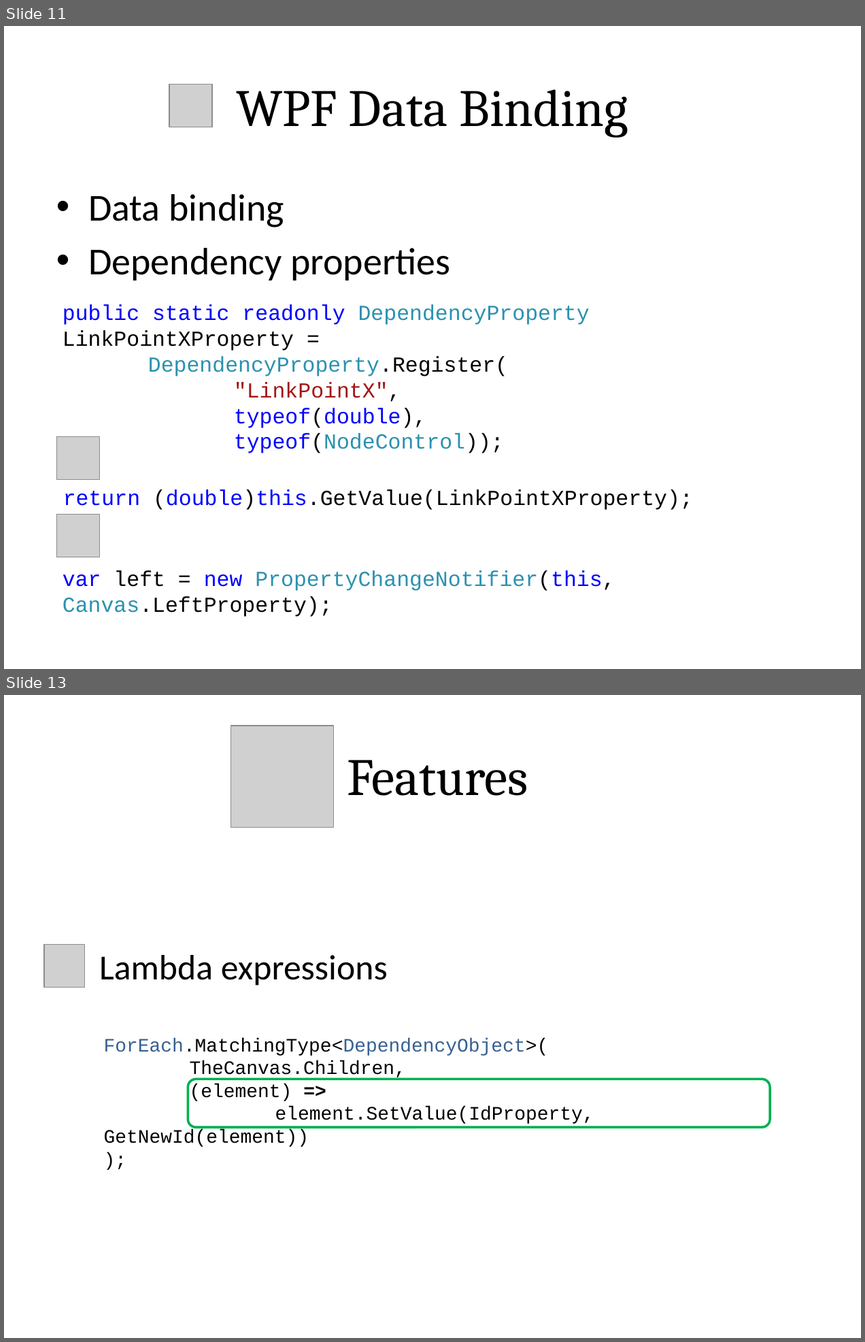
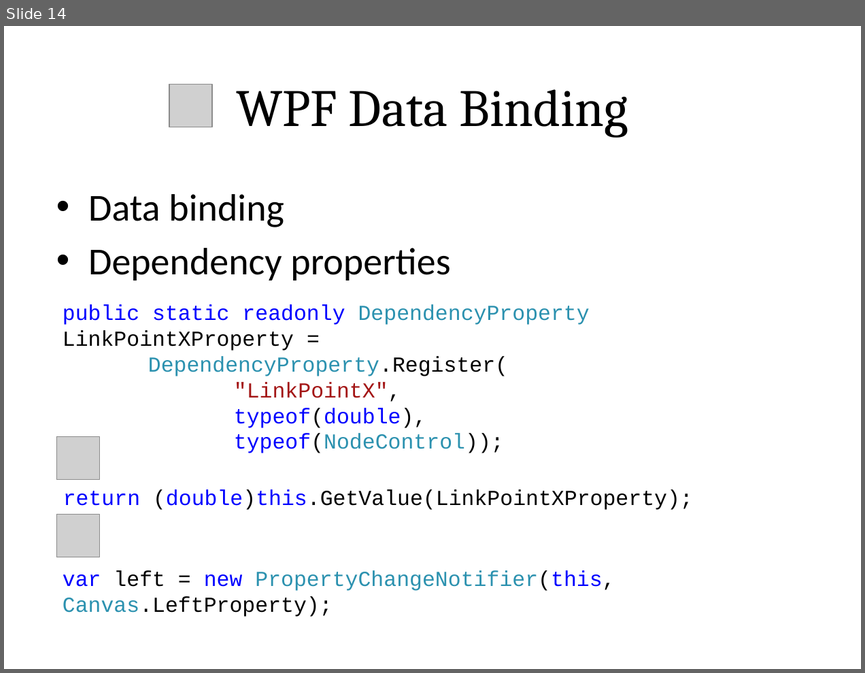
Before and after one commit to hinst/Coursework_2, a slide deck: Documentation/coursation.pptx. Shown one above the other, each under a label of ours: slides 11 and 13 before the commit, slide 14 after it; the slides between them are not shown. The pictures are 865x1342 and 865x673 pixels, drawn with LibreOffice and Linux fonts; fonts in the diff are those of the drawing; grey boxes stand for pictures. Boxes give left, top, right and bottom in pixels: in the first picture for what was removed or moved away, otherwise in the second. Text is boxed around its words. In the diff, an @@ line names an element or a change of style, - is before the commit and + after.

```diff
--- a/Documentation/coursation.pptx
+++ b/Documentation/coursation.pptx
@@ slide 13 removed at <box>4,695,861,1338</box>, background #FFFFFF @@
@@ picture removed at <box>231,726,334,828</box> @@
@@ text removed at <box>347,760,528,796</box> @@
-Features
@@ picture removed at <box>44,945,84,987</box> @@
@@ text removed at <box>99,955,388,985</box> @@
-Lambda expressions
@@ text removed at <box>104,1038,594,1147</box> @@
-ForEach.MatchingType<DependencyObject>(
-TheCanvas.Children,
-(element) =>
-element.SetValue(IdProperty, GetNewId(element))
-);
@@ rounded rectangle removed at <box>188,1079,770,1127</box> @@
@@ what was slide 11 is now slide 14 @@
```
Also in this commit, not shown: 3 slides changed, 3 slides added, 1 other slide removed, 5 other files.
